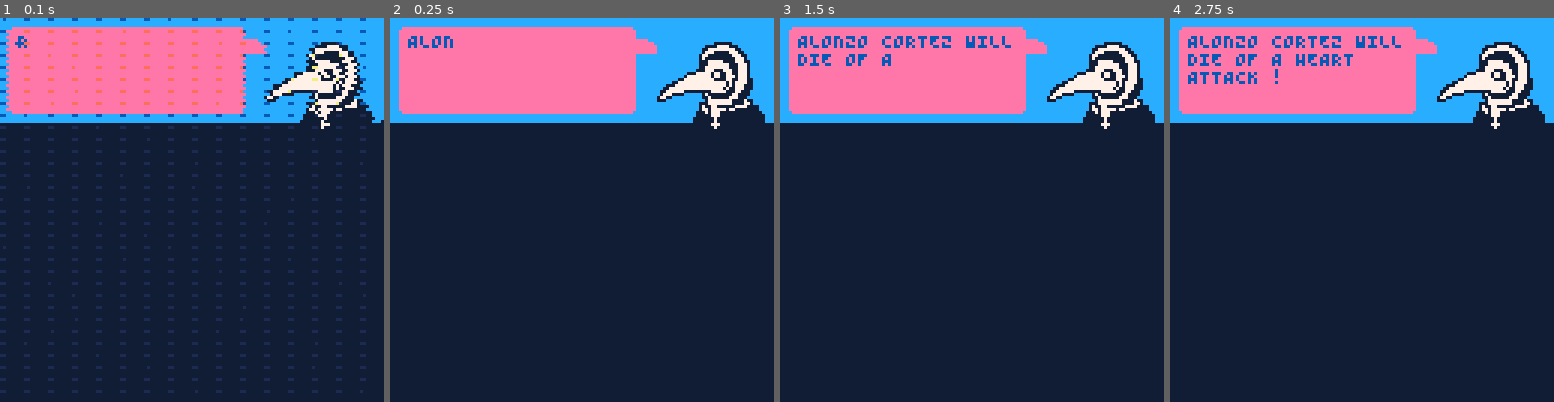
Above: before the commit, frames 1-4 (left to right).
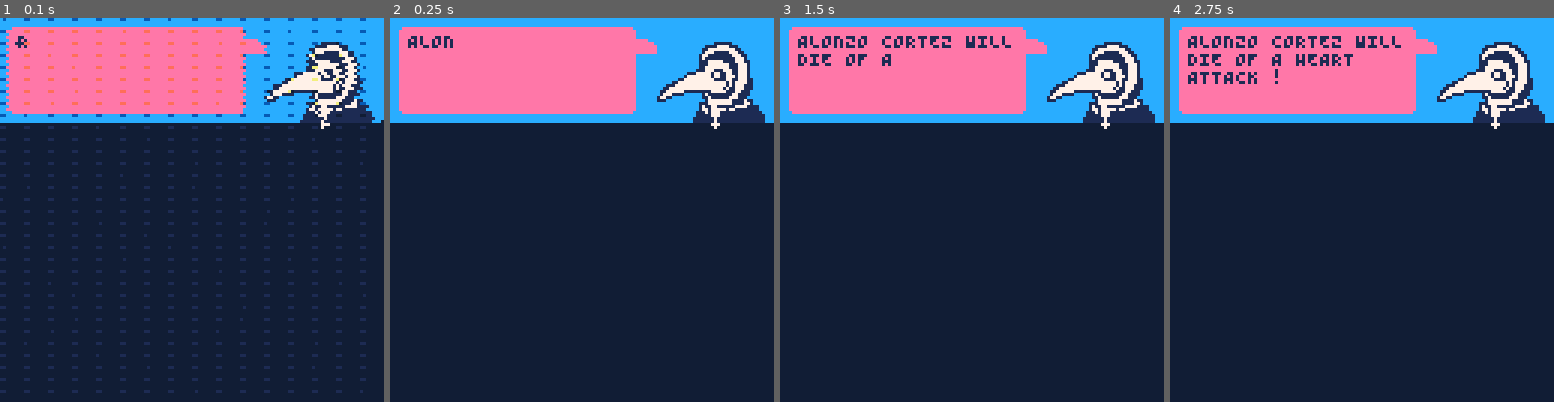
Above: after the commit, the same moments.

Repository: Yolwoocle/minijam_112
Game: PICO-8 cartridge minijam112.p8
The game is run twice, just before and just after one commit, with the same random seed, the same clock (stepped at 60 frames per second) and the same inputs.
Inputs:
- Up to frame 1 (0.1 s): no input
- Up to frame 2 (0.25 s): no input
- Up to frame 3 (1.5 s): no input
- Up to frame 4 (2.75 s): no input

The runs differ from the first frame. In frame 1, 1.9% of the frame differs, in the area x 3-98%, y 4-28%; in frame 2, 2.0%; in frame 3, 2.9%; in frame 4, 3.4%, in the area x 4-98%, y 4-28%.

Commit message:
Palette tweaks & conveyor sprite

Diff:
--- a/minijam112.p8
+++ b/minijam112.p8
@@ -8,9 +8,9 @@
 function _init()
 	t=0
 
-	pal({[0]=129,140,12,14,7},1)
+	pal({[0]=129,1,12,14,7,140},1)
 	palt(0,false)palt(15,true)
-	--poke(0x5f2e,1)
+	poke(0x5f2e,1)
 
 	text_parse="ALONZO CORTEZ WILL \nDIE OF A HEART \nATTACK !"
 	parse_length=0
Not shown, changed: 48 lines of the sprite sheet (__gfx__) section of minijam112.p8
